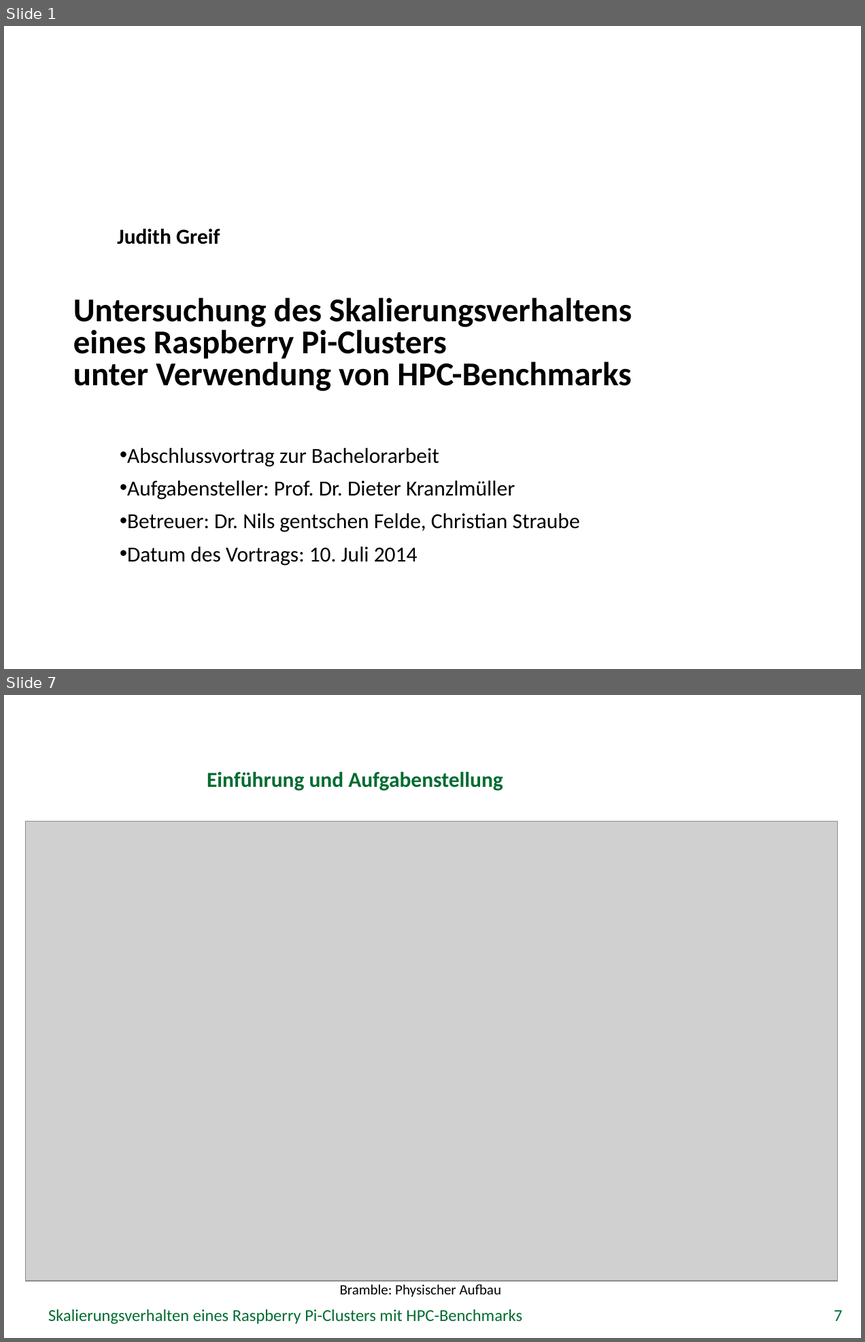
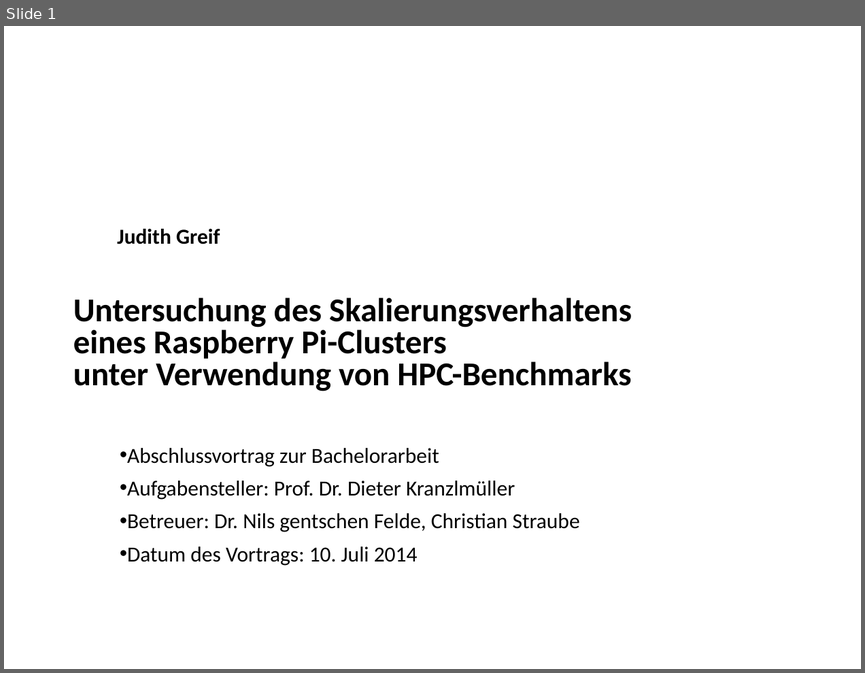
Before and after one commit to missgreenwood/bachelor-arbeit, a slide deck: Disputation/grei14.pptx. Shown one above the other, each under a label of ours: slides 1 and 7 before the commit, slide 1 after it; the slides between them are not shown. The pictures are 865x1342 and 865x673 pixels, drawn with LibreOffice and Linux fonts; fonts in the diff are those of the drawing; grey boxes stand for pictures; background and template pictures are left out. Boxes give left, top, right and bottom in pixels: in the first picture for what was removed or moved away, otherwise in the second. Text is boxed around its words. In the diff, an @@ line names an element or a change of style, - is before the commit and + after.

```diff
--- a/Disputation/grei14.pptx
+++ b/Disputation/grei14.pptx
@@ slide 7 removed at (4, 695, 861, 1338), background picture (left out) @@
@@ title removed at (207, 772, 503, 791) @@
-Einführung und Aufgabenstellung
@@ picture removed at (26, 821, 838, 1280) @@
@@ text removed at (340, 1284, 502, 1297) @@
-Bramble: Physischer Aufbau
@@ text removed at (48, 1309, 522, 1324) @@
-Skalierungsverhalten eines Raspberry Pi-Clusters mit HPC-Benchmarks
@@ page number removed at (834, 1310, 842, 1321) @@
-7
```
Also in this commit, not shown: 24 slides changed, 1 slide added, 5 other files.
